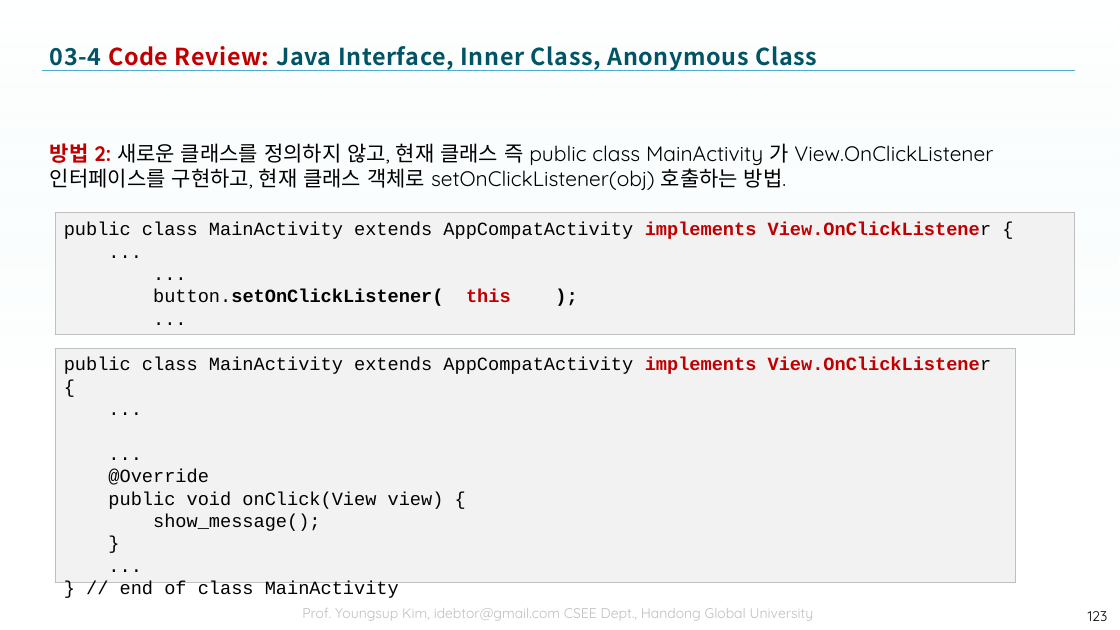
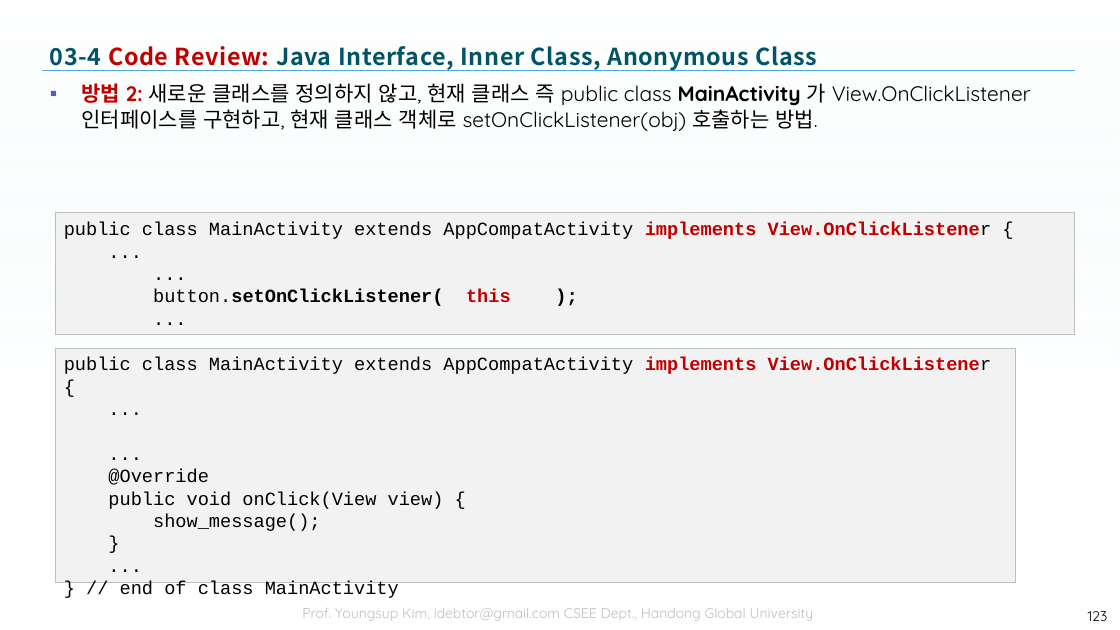
Before and after one commit to tae7841/HuStarAS, a slide deck: slide 123 of ppts/03Widget.pptx. Drawn at 1120x630 pixels with LibreOffice and Linux fonts; fonts in the diff are those of the drawing; background and template pictures are left out. Boxes give left, top, right and bottom in pixels: in the first picture for what was removed or moved away, otherwise in the second. Text is boxed around its words. In the diff, an @@ line names an element or a change of style, - is before the commit and + after.

```diff
--- a/ppts/03Widget.pptx
+++ b/ppts/03Widget.pptx
@@ text "방법 2: 새로운 클래스를 정의하지 ...": place and size @@
-text "방법 2: 새로운 클래스를 정의하지 ..." at <box>50,143,993,190</box>
+text "방법 2: 새로운 클래스를 정의하지 ..." at <box>81,83,1031,131</box>
@@ text "방법 2: 새로운 클래스를 정의하지 ..." at <box>81,83,1031,131</box>: bold on in "MainActivity"; bullet none to ▪ @@
```
Also in this commit, not shown: 13 other slides changed, 1 slide added, 1 slide removed.
